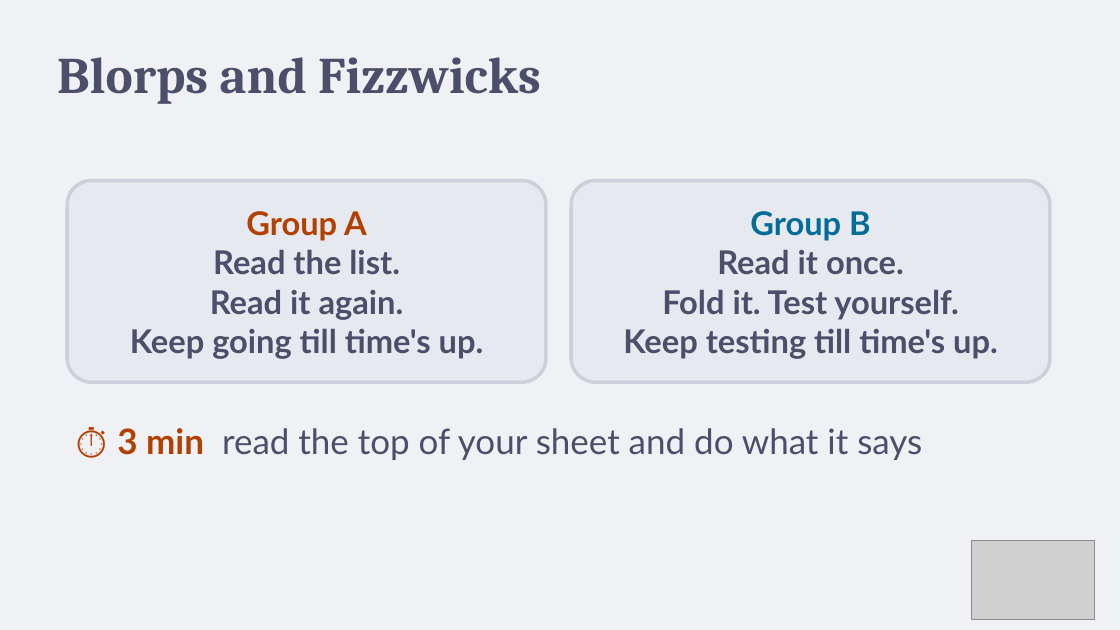
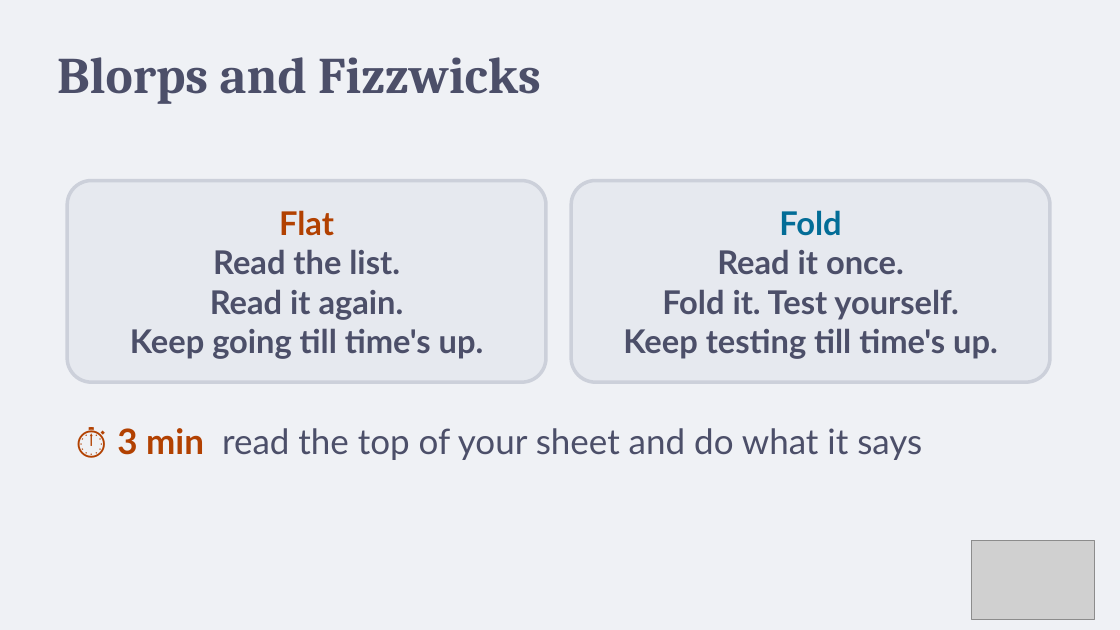
Before and after one commit to teachingthatlands/teachingthatlands.github.io, a slide deck: slide 6 of site/public/slides/ttl-day2-active-beats-passive.pptx. Drawn at 1120x630 pixels with LibreOffice and Linux fonts; fonts in the diff are those of the drawing; grey boxes stand for pictures. Boxes give left, top, right and bottom in pixels: in the first picture for what was removed or moved away, otherwise in the second. Text is boxed around its words. In the diff, an @@ line names an element or a change of style, - is before the commit and + after.

```diff
--- a/site/public/slides/ttl-day2-active-beats-passive.pptx
+++ b/site/public/slides/ttl-day2-active-beats-passive.pptx
@@ text in rounded rectangle at <box>279,210,334,236</box>: text changed @@
-Group A
+Flat
@@ text in rounded rectangle at <box>779,210,841,236</box>: text changed @@
-Group B
+Fold
```
Also in this commit, not shown: 18 other files.
